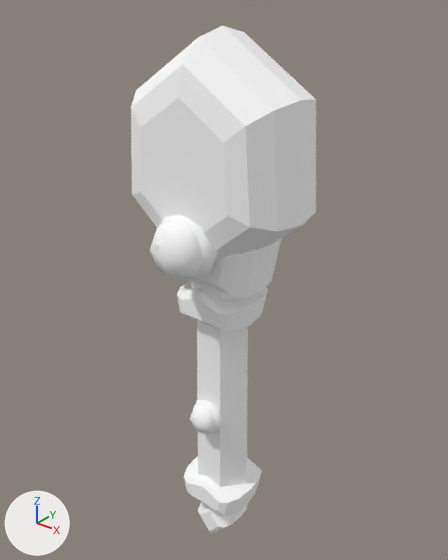
Before and after pictures for a commit that changed the OBJ model src/main/resources/assets/sunlit_journal_core/models/fantasy/abyss_sovereign/shovel.obj.
The view is the same before and after, from a camera (50 mm lens) standing at (1.061, -1.197, 0.964) and looking at (0.491, -0.485, 0.523). The axes (+X, +Y, +Z) are drawn at lower left. The lights are the same throughout. The picture after the commit comes second. Where no turn or scale is listed for an object, it has been applied to the vertices. Vertices at exactly the same position are counted once.

In view in the first picture: 'shovel'.
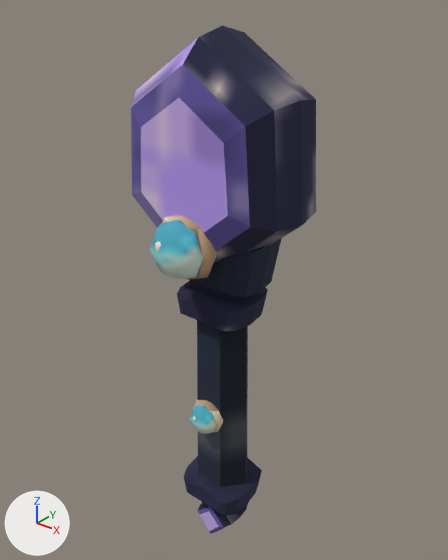
Location of each change, [x1, y1, x2, y2] in pixels of the pictures (448 x 560 px):
'shovel', surface changed (white to blue): [131, 25, 316, 534] in both

What changed in the scene script:
```text
Add img_main:
    img_main = load_image('main', '../../../textures/item/fantasy_materials/abyss_sovereign/main.png', 64, 64, 'sRGB')
Add img_light:
    img_light = load_image('light', '../../../textures/item/fantasy_materials/abyss_sovereign/light.png', 64, 64, 'sRGB')
Add img_edge:
    img_edge = load_image('edge', '../../../textures/item/fantasy_materials/abyss_sovereign/edge.png', 64, 64, 'sRGB')
Add img_accent:
    img_accent = load_image('accent', '../../../textures/item/fantasy_materials/abyss_sovereign/accent.png', 16, 16, 'sRGB')
Add img_metal:
    img_metal = load_image('metal', '../../../textures/item/fantasy_materials/abyss_sovereign/metal.png', 64, 64, 'sRGB')
Add img_shade:
    img_shade = load_image('shade', '../../../textures/item/fantasy_materials/abyss_sovereign/shade.png', 64, 64, 'sRGB')
Add img_grip:
    img_grip = load_image('grip', '../../../textures/item/fantasy_materials/abyss_sovereign/grip.png', 32, 32, 'sRGB')
Add img_grip_shade:
    img_grip_shade = load_image('grip_shade', '../../../textures/item/fantasy_materials/abyss_sovereign/grip_shade.png', 32, 32, 'sRGB')
Change mat_grip_shade:
    mat_grip_shade.texture: img_fantasy_white -> img_grip_shade
Change mat_grip:
    mat_grip.texture: img_fantasy_white -> img_grip
Change mat_shade:
    mat_shade.texture: img_fantasy_white -> img_shade
Change mat_metal:
    mat_metal.texture: img_fantasy_white -> img_metal
Change mat_accent:
    mat_accent.texture: img_fantasy_white -> img_accent
Change mat_edge:
    mat_edge.texture: img_fantasy_white -> img_edge
Change mat_light:
    mat_light.texture: img_fantasy_white -> img_light
Change mat_main:
    mat_main.texture: img_fantasy_white -> img_main
Change me_shovel:
    where me_shovel.from_pydata(...)  # 782 vertices, 1468 faces; spans x 0.358..0.642, y -0.636..-0.41, z -0.008..0.908
    used by ob_shovel; location = (0.0, 0.0, 0.0)
    me_shovel part 1: texture (UV) coordinates of 1468 of 1468 faces, centred in x 0.365..0.635, y -0.631..-0.41, z 0.009..0.877, changed; they spanned u 0.5..0.5, v 0.5..0.5 and now span u 0.0..1.0, v 0.0..1.0
```
